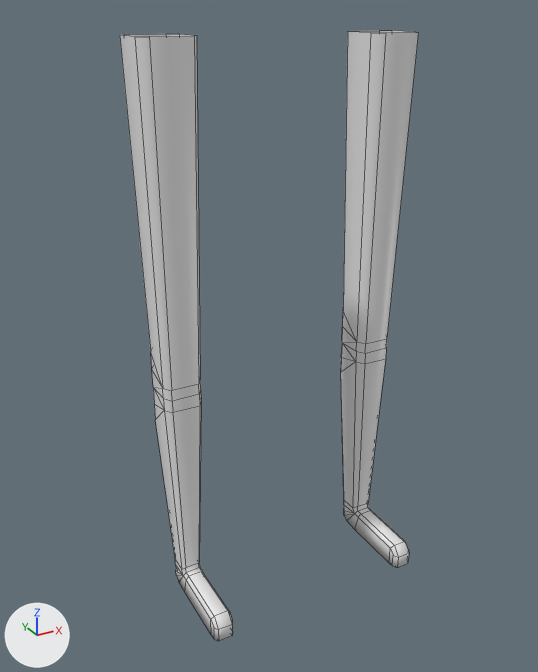
The FBX model Assets/Models/Leg/leg.fbx as it was, and as the next commit left it.
The view is the same before and after, from a 50 mm camera at (-2.17, -3.83, 3.74) aimed at (-0.12, -0.1, 1.88). Arrows for +X, +Y and +Z are at lower left; the lights stay in place. Mesh edges are drawn as thin lines.

Names of what the first picture shows: 'Leg_Mesh'.
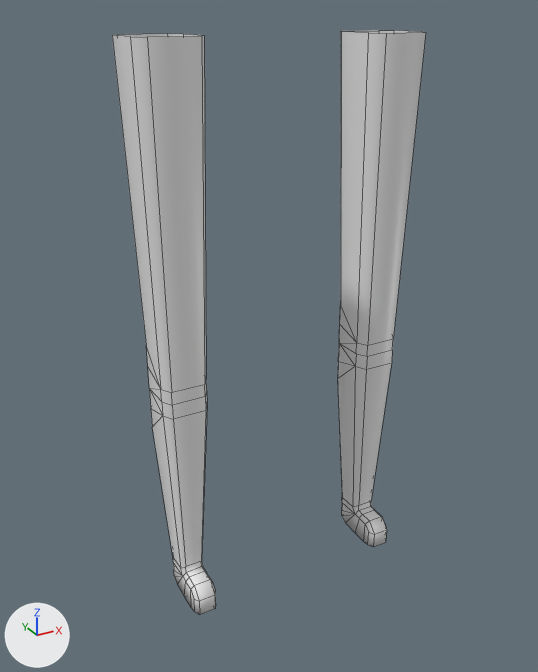
What changed in the scene script:
```text
Change me_cube_002:
    used by ob_leg_mesh; location = (0.0, 0.0, 0.0); rotation_euler = (1.571, 0.0, 0.0), in degrees (90, 0, 0); scale = (0.01, 0.01, 0.01)
    remove me_cube_002.from_pydata(...)  # 184 vertices, 192 faces; spans x -86.0..86.0, y 10.0..362.0, z -19.0..59.0
    add me_cube_002.from_pydata(...)  # 184 vertices, 192 faces; spans x -8933.0..8933.0, y -2298.0..3179.0, z -36205.0..-921.0
    me_cube_002 part 1: 184 of 184 vertices moved; they spanned x -86.0..86.0, y 10.0..362.0, z -19.0..59.0 and now span x -8933.0..8933.0, y -2298.0..3179.0, z -36205.0..-921.0; mean shift (0.0, 296.0, -9878.0); largest move (86.0, 362.0, -12.0) -> (8933.0, -1457.0, -36205.0)
Change ob_leg_mesh:
    ob_leg_mesh.rotation_euler: (1.571, 0.0, 0.0) -> (3.142, 0.0, 0.0)  # degrees (90, 0, 0) -> degrees (180, 0, 0)
    ob_leg_mesh.scale: (0.01, 0.01, 0.01) -> (0.0001, 0.0001, 0.0001)
```

Boxes [x1, y1, x2, y2] around the edits, measured in the pictures (538 x 672 px):
'Leg_Mesh', reshaped, turned, rescaled: before [120, 31, 418, 642]; after [112, 30, 426, 615]
